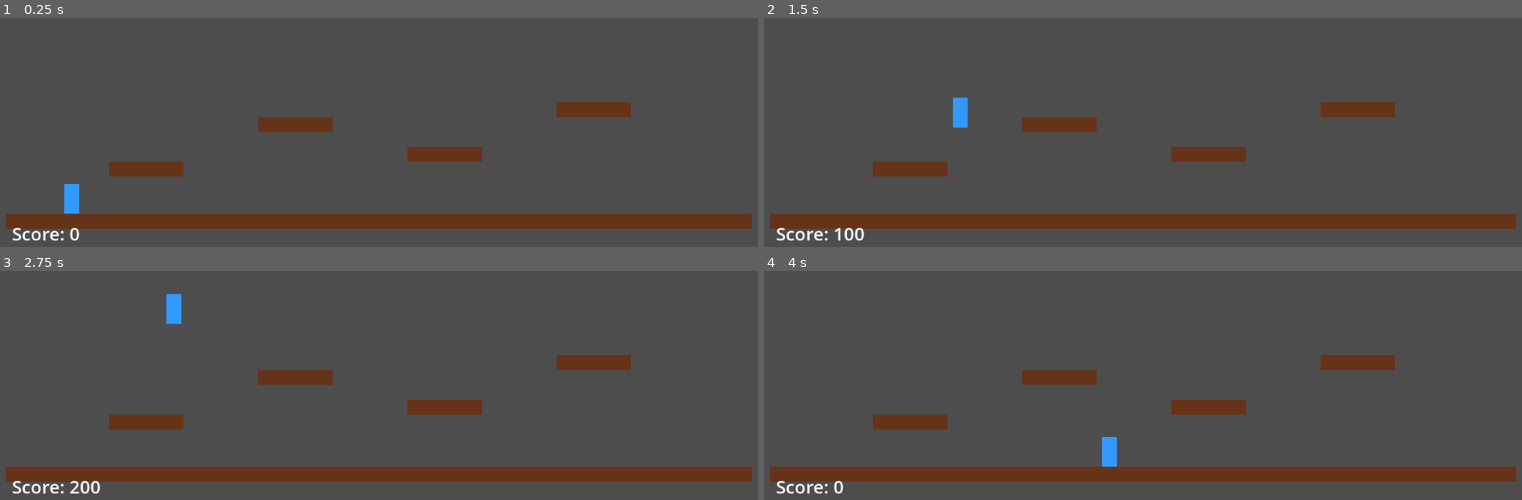
Above: before the commit, frames 1-4 (two rows, left to right).
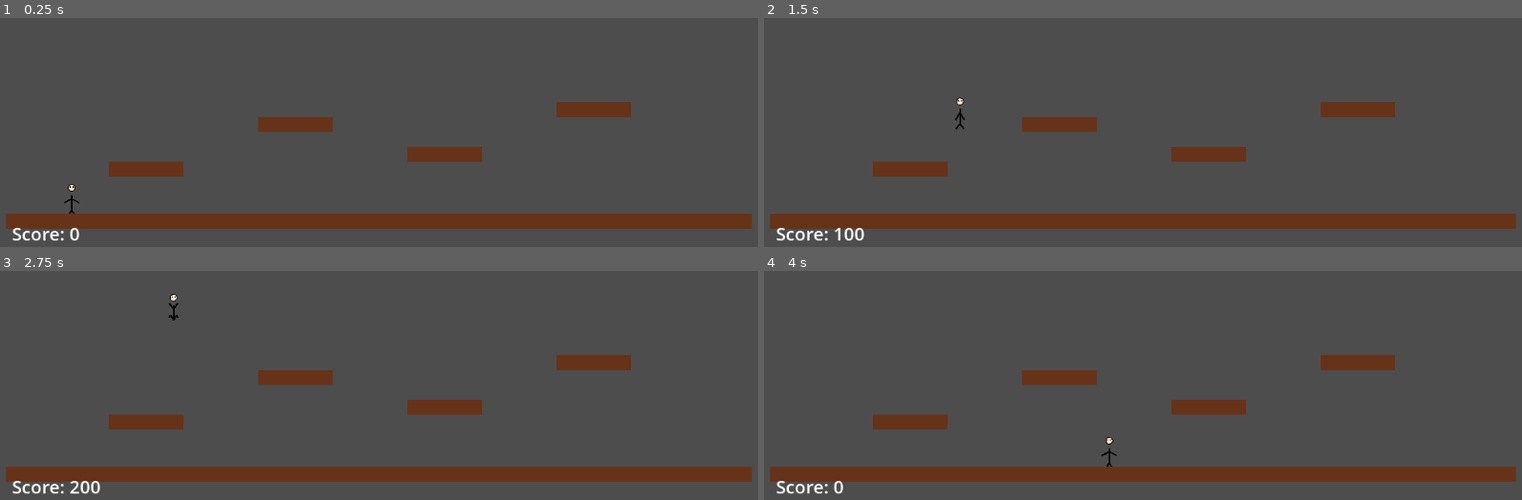
Above: after the commit, the same moments.

Repository: ismetfaik/Simple2DPlatformer
Game: Godot game, scene res://Main.tscn
The game is run twice, just before and just after one commit, with the same random seed, the same clock (stepped at 60 frames per second) and the same inputs.
Inputs:
- Up to frame 1 (0.25 s): no input
- Up to frame 2 (1.5 s): hold D (move_right) from 0.53 s (still down); tap Space (jump) at 0.6, 0.77, 1.07, 1.35 s
- Up to frame 3 (2.75 s): tap Space (jump) at 1.52, 1.82, 2.1 s; release D (move_right) at 2.03 s; hold A (move_left) from 2.03 s (still down)
- Up to frame 4 (4 s): release A (move_left) at 2.78 s; hold D (move_right) from 2.78 s (still down); tap Space (jump) at 2.85, 3.02, 3.32, 3.6, 3.77 s

The runs differ from the first frame. In frame 1, 0.3% of the frame differs, in the area x 8-11%, y 72-86%; in frame 2, 0.3%, in the area x 24-27%, y 34-49%; in frame 3, 0.3%; in frame 4, 0.3%.

Commit message:
Replace blue rectangle with animated stick figure character
- Replace ColorRect with custom StickFigureSprite in Player.tscn
- Add realistic human-like walking and jumping animations
- Implement state-based animation system (idle, walk, jump_start, jump_air, jump_land)
- Add directional sprite flipping for left/right movement
- Maintain existing physics and collision while enhancing visual representation

🤖 Generated with [Claude Code](https://claude.ai/code)

Co-Authored-By: Claude <noreply@anthropic.com>

Diff:
--- a/scenes/Player.tscn
+++ b/scenes/Player.tscn
@@ -1,6 +1,7 @@
-[gd_scene load_steps=3 format=3 uid="uid://cggydgqeq7d4t"]
+[gd_scene load_steps=4 format=3 uid="uid://cggydgqeq7d4t"]
 
 [ext_resource type="Script" uid="uid://c3h8dii2my10o" path="res://scripts/Player.gd" id="1_4x8bk"]
+[ext_resource type="Script" path="res://scripts/StickFigureSprite.gd" id="2_stick"]
 
 [sub_resource type="RectangleShape2D" id="RectangleShape2D_1q2kv"]
 size = Vector2(20, 40)
@@ -13,14 +14,5 @@
 [node name="CollisionShape2D" type="CollisionShape2D" parent="."]
 shape = SubResource("RectangleShape2D_1q2kv")
 
-[node name="Sprite2D" type="ColorRect" parent="."]
-anchors_preset = 8
-anchor_left = 0.5
-anchor_top = 0.5
-anchor_right = 0.5
-anchor_bottom = 0.5
-offset_left = -10.0
-offset_top = -20.0
-offset_right = 10.0
-offset_bottom = 20.0
-color = Color(0.2, 0.6, 1, 1)
+[node name="StickFigureSprite" type="Node2D" parent="."]
+script = ExtResource("2_stick")
--- a/scripts/Player.gd
+++ b/scripts/Player.gd
@@ -13,14 +13,21 @@
 var jump_buffer_timer = 0.0
 var was_on_ground = false
 
+# Animation variables
+var stick_figure_sprite
+var jump_start_timer = 0.0
+var jump_land_timer = 0.0
+var was_jumping = false
+
 func _ready():
-	pass
+	stick_figure_sprite = $StickFigureSprite
 
 func _physics_process(delta):
 	handle_gravity(delta)
 	handle_input()
 	handle_movement()
 	move_and_slide()
+	update_animation(delta)
 
 func handle_gravity(delta):
 	if not is_on_floor():
@@ -60,3 +67,55 @@
 		ground_touched.emit()
 	else:
 		platform_reached.emit(platform_name)
+
+func update_animation(delta):
+	var StickFigureSprite = preload("res://scripts/StickFigureSprite.gd")
+
+	# Handle jump start timing
+	if jump_start_timer > 0:
+		jump_start_timer -= delta
+		if jump_start_timer <= 0:
+			stick_figure_sprite.set_animation_state(StickFigureSprite.AnimationState.JUMP_AIR)
+
+	# Handle jump land timing
+	if jump_land_timer > 0:
+		jump_land_timer -= delta
+		if jump_land_timer <= 0:
+			# Return to appropriate animation based on movement
+			var direction = Input.get_axis("move_left", "move_right")
+			if abs(direction) > 0.1:
+				stick_figure_sprite.set_animation_state(StickFigureSprite.AnimationState.WALK)
+			else:
+				stick_figure_sprite.set_animation_state(StickFigureSprite.AnimationState.IDLE)
+
+	# Skip animation updates if in timed states
+	if jump_start_timer > 0 or jump_land_timer > 0:
+		return
+
+	# Determine animation state based on physics
+	var direction = Input.get_axis("move_left", "move_right")
+	var is_jumping = velocity.y < -50  # Moving up significantly
+	var is_falling = velocity.y > 50   # Moving down significantly
+	var just_landed = is_on_floor() and was_jumping and velocity.y >= 0
+
+	if just_landed:
+		# Start landing animation
+		stick_figure_sprite.set_animation_state(StickFigureSprite.AnimationState.JUMP_LAND)
+		jump_land_timer = 0.2  # Show landing for 0.2 seconds
+		was_jumping = false
+	elif is_jumping or is_falling:
+		if not was_jumping:
+			# Start jump with brief jump_start animation
+			stick_figure_sprite.set_animation_state(StickFigureSprite.AnimationState.JUMP_START)
+			jump_start_timer = 0.1  # Show jump start for 0.1 seconds
+			was_jumping = true
+	elif is_on_floor():
+		was_jumping = false
+		if abs(direction) > 0.1:
+			stick_figure_sprite.set_animation_state(StickFigureSprite.AnimationState.WALK)
+		else:
+			stick_figure_sprite.set_animation_state(StickFigureSprite.AnimationState.IDLE)
+
+	# Handle sprite flipping for direction
+	if abs(direction) > 0.1:
+		stick_figure_sprite.scale.x = 1 if direction > 0 else -1
--- /dev/null
+++ b/scripts/StickFigureSprite.gd
@@ -0,0 +1,103 @@
+extends Node2D
+
+enum AnimationState { IDLE, WALK, JUMP_START, JUMP_AIR, JUMP_LAND }
+
+var current_state = AnimationState.IDLE
+var walk_frame = 0
+var animation_timer = 0.0
+var walk_speed = 0.15  # seconds per frame
+
+func _ready():
+	pass
+
+func _draw():
+	var head_pos = Vector2(0, -15)
+	var body_start = Vector2(0, -5)
+	var body_end = Vector2(0, 15)
+
+	# Head (circle)
+	draw_circle(head_pos, 5, Color.BLACK)
+	draw_circle(head_pos, 4, Color(1, 0.9, 0.8))  # Skin color
+
+	# Eyes
+	draw_circle(head_pos + Vector2(-2, -1), 1, Color.BLACK)
+	draw_circle(head_pos + Vector2(2, -1), 1, Color.BLACK)
+
+	# Body (line)
+	draw_line(body_start, body_end, Color.BLACK, 2)
+
+	# Arms and legs based on current animation state
+	match current_state:
+		AnimationState.IDLE:
+			draw_idle()
+		AnimationState.WALK:
+			draw_walk()
+		AnimationState.JUMP_START:
+			draw_jump_start()
+		AnimationState.JUMP_AIR:
+			draw_jump_air()
+		AnimationState.JUMP_LAND:
+			draw_jump_land()
+
+func draw_idle():
+	# Arms down
+	draw_line(Vector2(0, 0), Vector2(-8, 8), Color.BLACK, 2)
+	draw_line(Vector2(0, 0), Vector2(8, 8), Color.BLACK, 2)
+	# Legs straight
+	draw_line(Vector2(0, 15), Vector2(-6, 25), Color.BLACK, 2)
+	draw_line(Vector2(0, 15), Vector2(6, 25), Color.BLACK, 2)
+
+func draw_walk():
+	var arm_swing = sin(walk_frame * PI / 2) * 4
+	var leg_swing = cos(walk_frame * PI / 2) * 3
+
+	# Arms swinging
+	draw_line(Vector2(0, 0), Vector2(-8 + arm_swing, 8), Color.BLACK, 2)
+	draw_line(Vector2(0, 0), Vector2(8 - arm_swing, 8), Color.BLACK, 2)
+	# Legs with walking motion
+	draw_line(Vector2(0, 15), Vector2(-6 + leg_swing, 25), Color.BLACK, 2)
+	draw_line(Vector2(0, 15), Vector2(6 - leg_swing, 25), Color.BLACK, 2)
+
+func draw_jump_start():
+	# Arms back, preparing to jump
+	draw_line(Vector2(0, 0), Vector2(-6, 10), Color.BLACK, 2)
+	draw_line(Vector2(0, 0), Vector2(6, 10), Color.BLACK, 2)
+	# Legs bent, crouching
+	draw_line(Vector2(0, 15), Vector2(-4, 20), Color.BLACK, 2)
+	draw_line(Vector2(0, 15), Vector2(4, 20), Color.BLACK, 2)
+	draw_line(Vector2(-4, 20), Vector2(-6, 22), Color.BLACK, 2)
+	draw_line(Vector2(4, 20), Vector2(6, 22), Color.BLACK, 2)
+
+func draw_jump_air():
+	# Arms up
+	draw_line(Vector2(0, 0), Vector2(-6, -8), Color.BLACK, 2)
+	draw_line(Vector2(0, 0), Vector2(6, -8), Color.BLACK, 2)
+	# Legs bent up
+	draw_line(Vector2(0, 15), Vector2(-4, 8), Color.BLACK, 2)
+	draw_line(Vector2(0, 15), Vector2(4, 8), Color.BLACK, 2)
+	draw_line(Vector2(-4, 8), Vector2(-6, 12), Color.BLACK, 2)
+	draw_line(Vector2(4, 8), Vector2(6, 12), Color.BLACK, 2)
+
+func draw_jump_land():
+	# Arms forward for balance
+	draw_line(Vector2(0, 0), Vector2(-10, 5), Color.BLACK, 2)
+	draw_line(Vector2(0, 0), Vector2(10, 5), Color.BLACK, 2)
+	# Legs slightly bent
+	draw_line(Vector2(0, 15), Vector2(-5, 23), Color.BLACK, 2)
+	draw_line(Vector2(0, 15), Vector2(5, 23), Color.BLACK, 2)
+
+func _process(delta):
+	if current_state == AnimationState.WALK:
+		animation_timer += delta
+		if animation_timer >= walk_speed:
+			walk_frame = (walk_frame + 1) % 4
+			animation_timer = 0.0
+			queue_redraw()
+
+func set_animation_state(new_state: AnimationState):
+	if current_state != new_state:
+		current_state = new_state
+		if current_state == AnimationState.WALK:
+			animation_timer = 0.0
+			walk_frame = 0
+		queue_redraw()
Not shown, changed: CLAUDE.md
